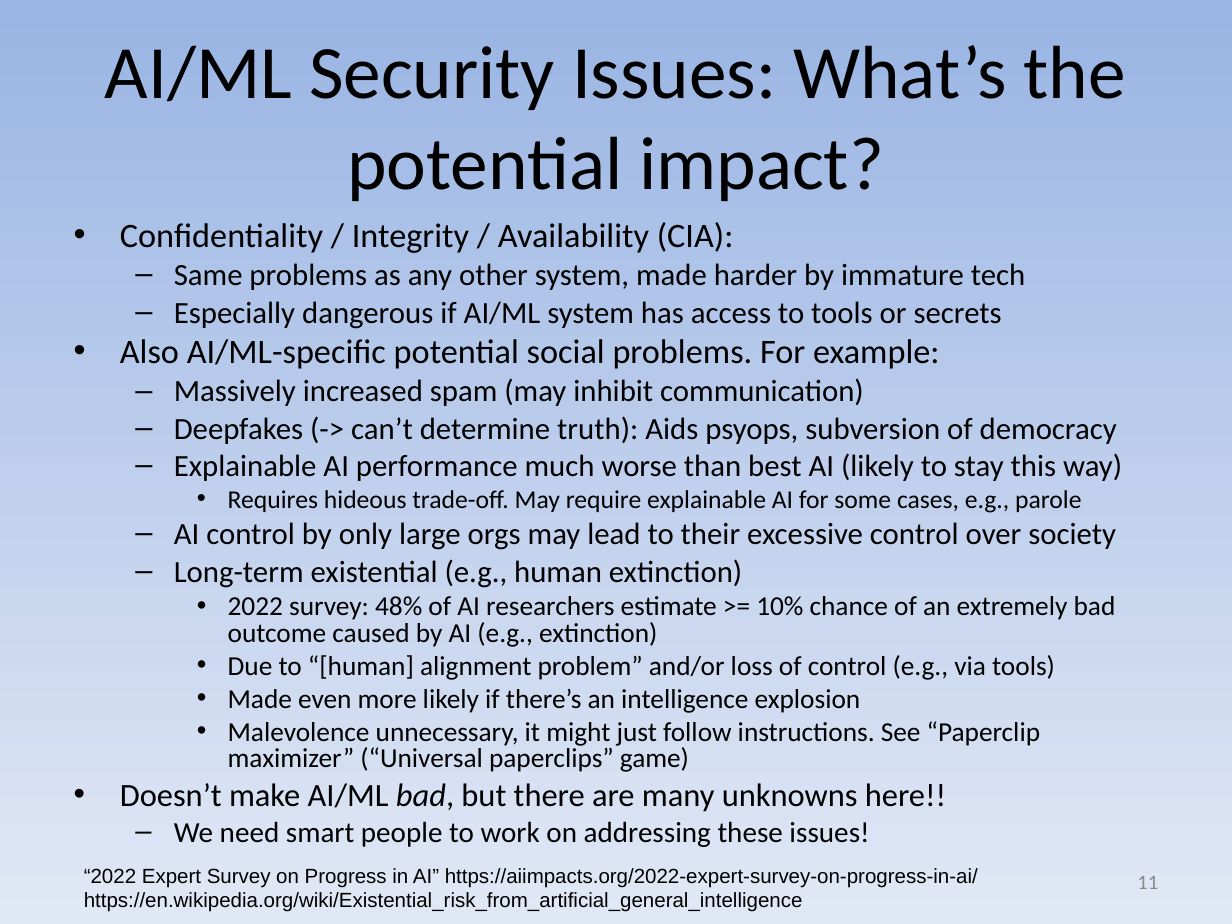
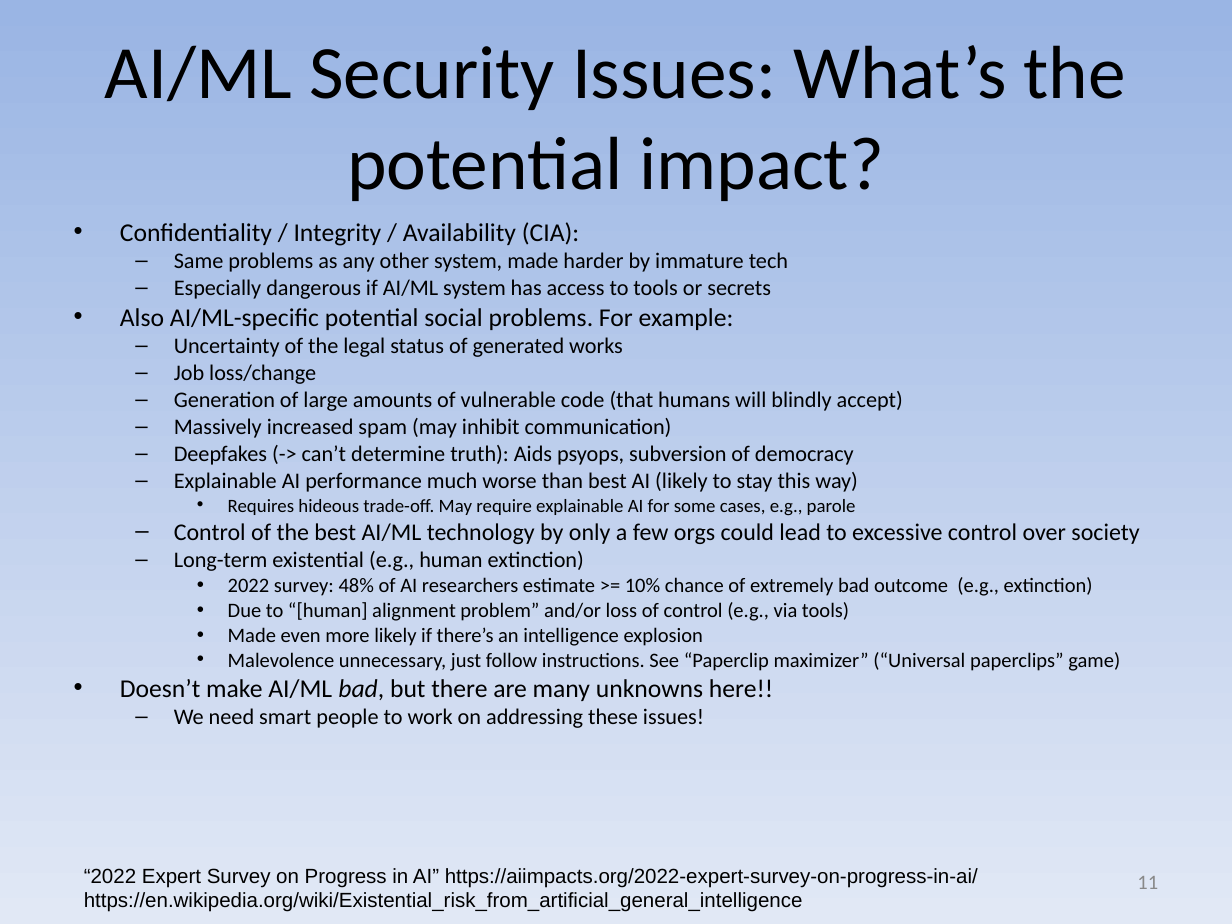
Before and after one commit to david-a-wheeler/david-a-wheeler.github.io, a slide deck: slide 11 of secure-class/presentations/Secure-Software-10-Misc.ppt. Drawn at 1232x924 pixels with LibreOffice and Linux fonts; fonts in the diff are those of the drawing. Boxes give left, top, right and bottom in pixels: in the first picture for what was removed or moved away, otherwise in the second. Text is boxed around its words. In the diff, an @@ line names an element or a change of style, - is before the commit and + after.

```diff
--- a/secure-class/presentations/Secure-Software-10-Misc.ppt
+++ b/secure-class/presentations/Secure-Software-10-Misc.ppt
@@ text at (120, 222, 858, 728): size 20 to 15 pt in "Confidentiality / Integrity / Availability (CIA):", "Also AI/ML-specific potential social problems. For example:"; size 18 to 13 pt in "Same problems as any other system, made ...", "Especially dangerous if AI/ML system has access ...", "Massively increased spam (may inhibit communication)", "Deepfakes (-> can’t determine truth): Aids psyops, ..." and 2 more places; size 15 to 11 pt in "Requires hideous trade-off. May require explainable AI ..."; size 16 to 12 pt in "Due to “[human] alignment problem” and/or loss ...", "Made even more likely if there’s an ..."; size 19 to 15 pt in "Doesn’t make AI/ML bad, but there are ..."; size 17 to 13 pt in "We need smart people to work on ..."; less space between paragraphs @@
@@ text at (174, 337, 903, 411): paragraphs added @@
+  – Uncertainty of the legal status of generated works
+  – Job loss/change
+  – Generation of large amounts of vulnerable code (that humans will blindly accept)
@@ text at (174, 523, 1139, 544): text changed; size 18 to 14 pt @@
-  – AI control by only large orgs may lead to their excessive control over society
+  – Control of the best AI/ML technology by only a few orgs could lead to excessive control over society
@@ text at (228, 577, 1093, 596): text changed; size 16 to 12 pt @@
-    • 2022 survey: 48% of AI researchers estimate >= 10% chance of an extremely bad outcome caused by AI (e.g., extinction)
+    • 2022 survey: 48% of AI researchers estimate >= 10% chance of extremely bad outcome (e.g., extinction)
@@ text at (228, 652, 1120, 671): text changed; size 16 to 12 pt @@
-    • Malevolence unnecessary, it might just follow instructions. See “Paperclip maximizer” (“Universal paperclips” game)
+    • Malevolence unnecessary, just follow instructions. See “Paperclip maximizer” (“Universal paperclips” game)
```
Also in this commit, not shown: 2 other slides changed, 1 other file.
